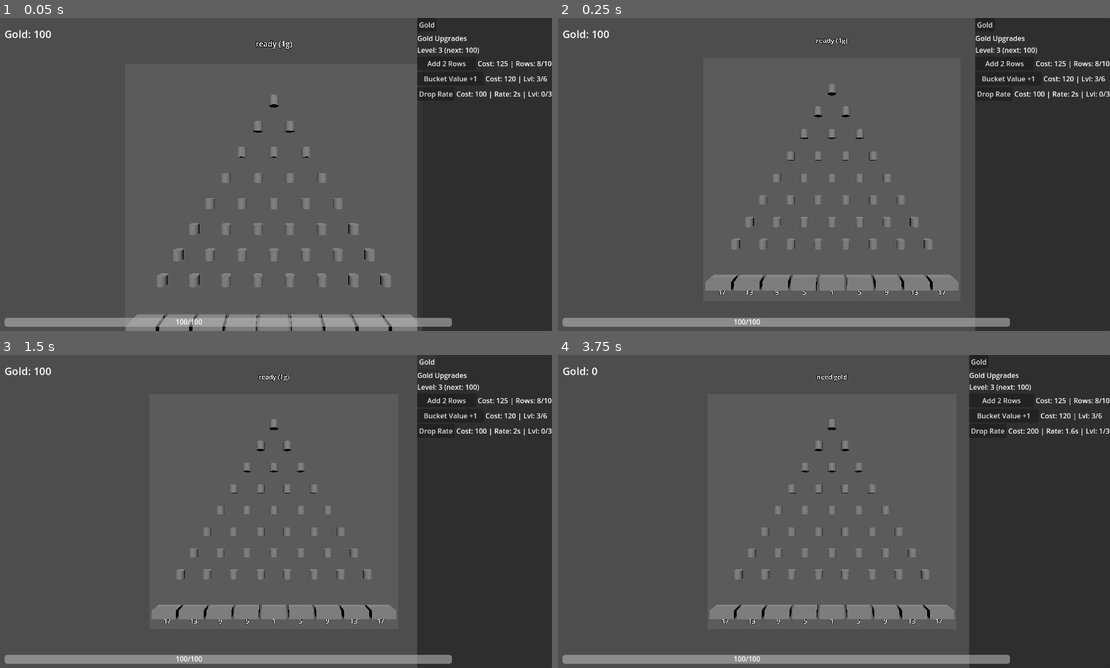
Above: before the commit, frames 1-4 (two rows, left to right).
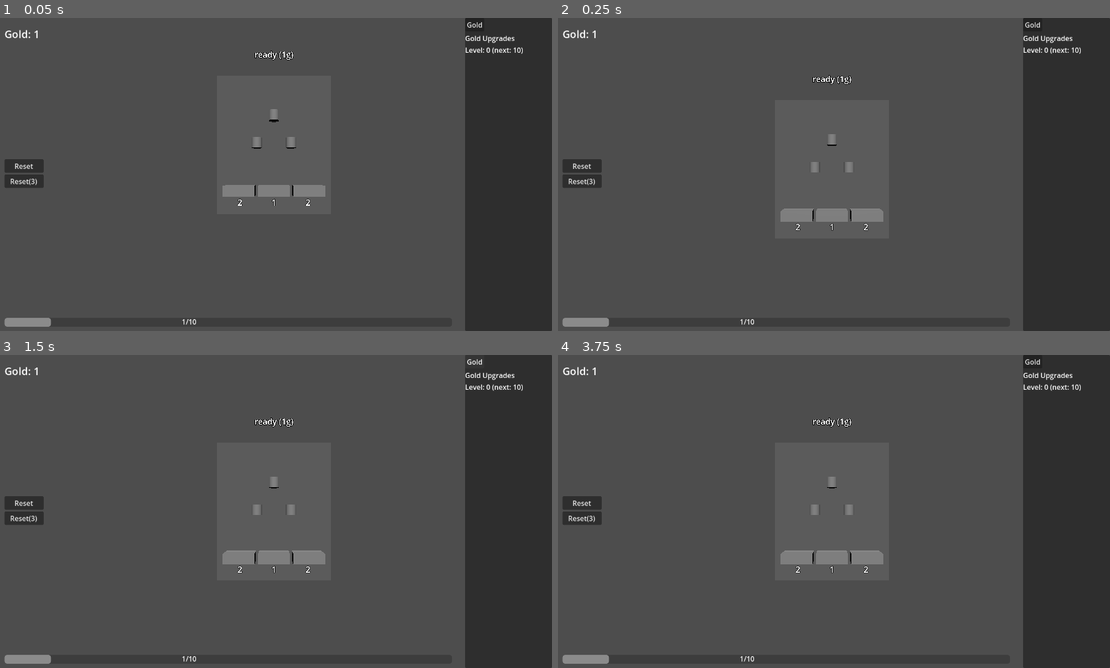
Above: after the commit, the same moments.

Repository: kjbrown-sandbox/pleenko
Game: Godot game, scene res://scenes/main.tscn
Same seed, same stepped clock (60 frames per second), same inputs: the game is played once before the commit and once after it.
Inputs (mouse positions are in pixels of both pictures, inside the frame that each line leads up to):
- Up to frame 1 (0.05 s): no input
- Up to frame 2 (0.25 s): no input
- Up to frame 3 (1.5 s): click (22, 502) at 0.5 s, where only the run after the commit has a clickable "Reset"; click "Gold" at 1.25 s
- Up to frame 4 (3.75 s): click (1005, 401) at 2 s, where only the run before the commit has a clickable "Add 2 Rows"; click (1010, 414) at 2.75 s, where only the run before the commit has a clickable "Bucket Value +1"; click (994, 430) at 3.5 s, where only the run before the commit has a clickable "Drop Rate"

The runs differ from the first frame. In frame 1, 16% of the frame differs, in the area x 0-100%, y 0-100%; in frame 2, 16%; in frame 3, 16%; in frame 4, 17%.

Commit message:
Adjust game balance: reset coin total, player level, and upgrade costs; add reset buttons to UI

Diff:
--- a/project.godot
+++ b/project.godot
@@ -30,7 +30,7 @@
 }
 reset_game={
 "deadzone": 0.2,
-"events": [Object(InputEventKey,"resource_local_to_scene":fa …(145 unchanged characters)… lse,"keycode":0,"physical_keycode":4194309,"key_label":0,"unicode":0,"echo":false,"script":null)
+"events": [Object(InputEventKey,"resource_local_to_scene":fa …(145 unchanged characters)… lse,"keycode":0,"physical_keycode":4194310,"key_label":0,"unicode":0,"echo":false,"script":null)
 ]
 }
 
--- a/scripts/main.gd
+++ b/scripts/main.gd
@@ -6,7 +6,7 @@
 var board_scene: PackedScene = preload("res://scenes/plinko_board.tscn")
 
 # --- Currency ---
-var coin_total: int = 100
+var coin_total: int = 1
 var coin_max: int = 500
 var coin_max_up_cost: int = 1
 var orange_coin_total: int = 0
@@ -17,21 +17,23 @@
 var red_board_unlocked: bool = false
 
 # --- Leveling ---
-var player_level: int = 3
+var player_level: int = 0
 const LEVEL_THRESHOLDS: Array[int] = [10, 20, 50, 100, 200, 500, 1000, 3000, 5000, 8000, 12000, 18000, 25000]
 
 # --- Row upgrade costs (delta formula: cost += delta, delta += 20) ---
-var regular_upgrade_cost: int = 125
-var regular_upgrade_delta: int = 80
+var regular_upgrade_cost: int = 5
+var regular_upgrade_delta: int = 20
 var orange_upgrade_cost: int = 5
 var orange_upgrade_delta: int = 2
 var red_upgrade_cost: int = 5
 var red_upgrade_delta: int = 5
 
 # --- Gold panel upgrades ---
-var bucket_value_cost: int = 120
-var bucket_value_level: int = 3
-var drop_rate_cost: int = 100
+var bucket_value_cost: int = 15
+var bucket_value_delta: int = 20
+var bucket_value_level: int = 0
+var drop_rate_cost: int = 10
+var drop_rate_delta: int = 50
 var drop_rate_level: int = 0
 var autodropper_cost: int = 50
 
@@ -111,8 +113,7 @@
 	selected_board = regular_board
 	regular_board.set_selected(true)
 
-	regular_board.num_rows = 8
-	regular_board.value_bonus = 3
+	regular_board.num_rows = 2
 	regular_board._build_board()
 
 	# Autodropper timer (gold board auto-drops, independent of manual cooldown)
@@ -149,6 +150,8 @@
 	# Connect UI signals
 	ui.upgrade_action.connect(_on_upgrade_action)
 	ui.board_tab_selected.connect(_on_board_tab_selected)
+	ui.reset_pressed.connect(_reset_game)
+	ui.reset_dev_pressed.connect(_reset_game_dev)
 
 	# Load saved progress (must be after all setup)
 	_load_game()
@@ -157,8 +160,6 @@
 func _unhandled_input(event: InputEvent) -> void:
 	if event.is_action_pressed("drop_coin"):
 		_drop_on_selected_board()
-	if event.is_action_pressed("reset_game"):
-		_reset_game()
 
 
 func _process(_delta: float) -> void:
@@ -667,7 +668,8 @@
 	regular_board.value_bonus = bucket_value_level
 	regular_board._build_board()
 
-	bucket_value_cost *= 2
+	bucket_value_cost += bucket_value_delta
+	bucket_value_delta += 20
 	ui.update_coins(coin_total)
 
 
@@ -685,7 +687,8 @@
 	gold_cooldown_time *= 0.8
 	gold_drain_timer.wait_time = gold_cooldown_time
 
-	drop_rate_cost = 100 * (drop_rate_level + 1)
+	drop_rate_cost += drop_rate_delta
+	drop_rate_delta += 50
 	ui.update_coins(coin_total)
 
 
@@ -919,6 +922,25 @@
 	if FileAccess.file_exists(SAVE_PATH):
 		DirAccess.remove_absolute(SAVE_PATH)
 	# Reload the entire scene from scratch
+	get_tree().reload_current_scene()
+
+
+func _reset_game_dev() -> void:
+	# Write a save with level-3 testing state, then reload
+	var data := {
+		"coin_total": 100,
+		"player_level": 3,
+		"regular_upgrade_cost": 125,
+		"regular_upgrade_delta": 80,
+		"bucket_value_cost": 135,
+		"bucket_value_delta": 80,
+		"bucket_value_level": 3,
+		"regular_board_num_rows": 8,
+		"regular_board_value_bonus": 3,
+	}
+	var file := FileAccess.open(SAVE_PATH, FileAccess.WRITE)
+	if file:
+		file.store_string(JSON.stringify(data))
 	get_tree().reload_current_scene()
 
 
@@ -950,8 +972,10 @@
 		"red_upgrade_delta": red_upgrade_delta,
 		# Gold upgrades
 		"bucket_value_cost": bucket_value_cost,
+		"bucket_value_delta": bucket_value_delta,
 		"bucket_value_level": bucket_value_level,
 		"drop_rate_cost": drop_rate_cost,
+		"drop_rate_delta": drop_rate_delta,
 		"drop_rate_level": drop_rate_level,
 		"autodropper_cost": autodropper_cost,
 		"autodropper_level": autodropper_level,
@@ -1043,8 +1067,10 @@
 	red_upgrade_delta = int(data.get("red_upgrade_delta", red_upgrade_delta))
 
 	bucket_value_cost = int(data.get("bucket_value_cost", bucket_value_cost))
+	bucket_value_delta = int(data.get("bucket_value_delta", bucket_value_delta))
 	bucket_value_level = int(data.get("bucket_value_level", bucket_value_level))
 	drop_rate_cost = int(data.get("drop_rate_cost", drop_rate_cost))
+	drop_rate_delta = int(data.get("drop_rate_delta", drop_rate_delta))
 	drop_rate_level = int(data.get("drop_rate_level", drop_rate_level))
 	autodropper_cost = int(data.get("autodropper_cost", autodropper_cost))
 	autodropper_level = int(data.get("autodropper_level", autodropper_level))
--- a/scripts/ui.gd
+++ b/scripts/ui.gd
@@ -2,6 +2,8 @@
 
 signal upgrade_action(action_name: String)
 signal board_tab_selected(board_type: int)  # PlinkoBoard.BoardType value
+signal reset_pressed
+signal reset_dev_pressed
 
 @onready var coin_label: Label = $CoinLabel
 @onready var orange_coin_label: Label = $OrangeCoinLabel
@@ -26,6 +28,30 @@
 	gold_tab.pressed.connect(func(): board_tab_selected.emit(0))    # GOLD
 	orange_tab.pressed.connect(func(): board_tab_selected.emit(1))  # ORANGE
 	red_tab.pressed.connect(func(): board_tab_selected.emit(2))     # RED
+
+	# Reset buttons container — left side, vertically centered
+	var reset_container := VBoxContainer.new()
+	reset_container.anchor_left = 0.0
+	reset_container.anchor_right = 0.0
+	reset_container.anchor_top = 0.5
+	reset_container.anchor_bottom = 0.5
+	reset_container.offset_left = 20.0
+	reset_container.offset_top = -35.0
+	reset_container.offset_right = 110.0
+	reset_container.offset_bottom = 35.0
+	add_child(reset_container)
+
+	var reset_btn := Button.new()
+	reset_btn.text = "Reset"
+	reset_btn.focus_mode = Control.FOCUS_NONE
+	reset_btn.pressed.connect(func(): reset_pressed.emit())
+	reset_container.add_child(reset_btn)
+
+	var reset_dev_btn := Button.new()
+	reset_dev_btn.text = "Reset(3)"
+	reset_dev_btn.focus_mode = Control.FOCUS_NONE
+	reset_dev_btn.pressed.connect(func(): reset_dev_pressed.emit())
+	reset_container.add_child(reset_dev_btn)
 
 
 func update_coins(total: int) -> void:
